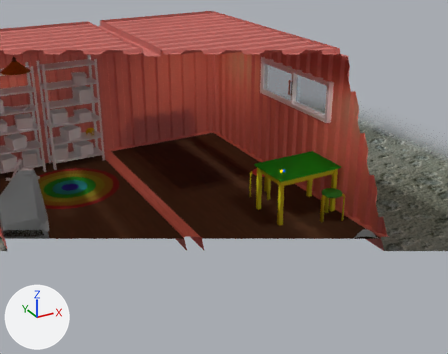
Two versions of the Blender file environment/shipping-container_room/shipping-container_room_V32.blend, one commit apart.
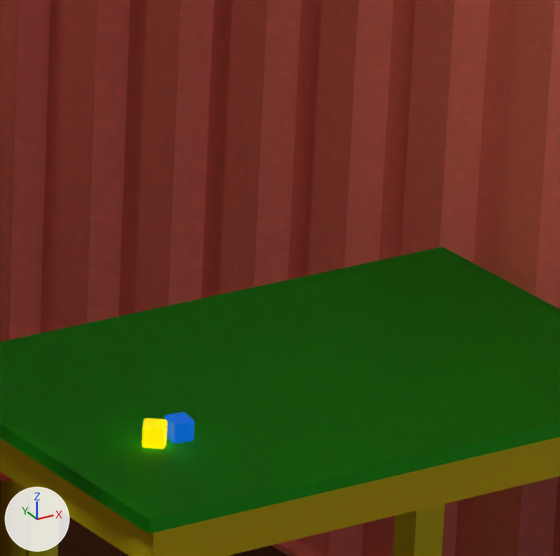
Old and new are each drawn whole from a camera (50 mm lens) standing at (-3.58, -8.63, 4.65) and looking at (0.85, -0.57, 0.62) and again close up on the part from 59% to 73% of the width and 35% to 52% of the height. The axes (+X, +Y, +Z) are drawn at lower left. The lights are the same throughout. The last two pictures show the newer version. Everything nearer to the camera than a plane just in front of the edit is cut away.

In view in the first close-up: 'Cube.Blue', 'Cube.Yello', 'Table', 'Tabouret.Red', 'floor', 'frame', 'wall.005'.
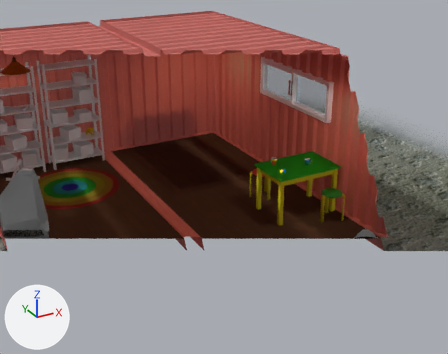
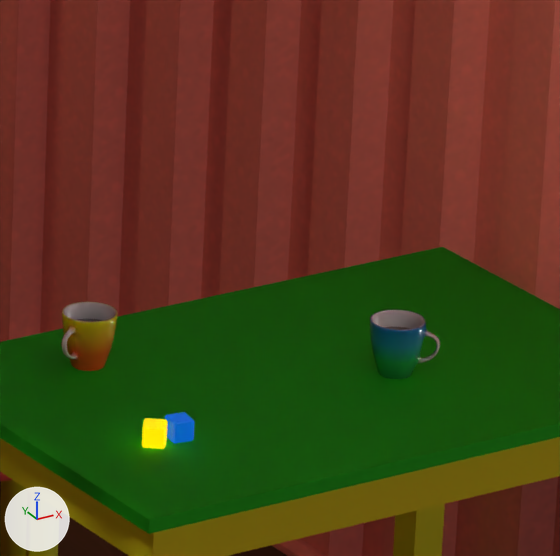
Commit message: added cups to container room

Location of each change, [x1, y1, x2, y2] in pixels of the close-ups (560 x 556 px):
'Cup.Green', added: after [370, 309, 440, 379]
'Cup.Red', added: after [61, 302, 118, 371]

Diff of the bpy script that builds the scene:
```diff
--- a/environment/shipping-container_room/shipping-container_room_V32.blend.py
+++ b/environment/shipping-container_room/shipping-container_room_V32.blend.py
@@ img_cup_red_png @@
+img_cup_red_png = load_image('Cup_Red.png', '../../furniture/cup/tex/Cup_Red.png', 128, 128, 'sRGB')
@@ img_cup_green_png @@
+img_cup_green_png = load_image('Cup_Green.png', '../../furniture/cup/tex/Cup_Green.png', 128, 128, 'sRGB')
@@ mat_tea @@
+mat_tea = principled_material('Tea')
+mat_tea.base_color = (0.0739, 0.0262, 0.0)  # brown #4d2d00
+mat_tea.roughness = 0.025
+mat_tea.alpha = 0.8
@@ mat_cup_red_tex @@
+mat_cup_red_tex = bpy.data.materials.new('Cup.Red.Tex')
+# uses the picture img_cup_red_png
@@ mat_cup_green_tex @@
+mat_cup_green_tex = bpy.data.materials.new('Cup.Green.Tex')
+# uses the picture img_cup_green_png
@@ me_beziercurve_008 @@
+me_beziercurve_008.from_pydata(...)  # 153 vertices, 171 faces; spans x -0.1..0.0, y -0.05..0.0814, z -0.05..0.05
+# faces by material slot: [170, 1]
+me_beziercurve_008.materials.append(mat_cup_red_tex)
+me_beziercurve_008.materials.append(mat_tea)  # brown #4d2d00
@@ me_beziercurve_009 @@
+me_beziercurve_009.from_pydata(...)  # 153 vertices, 171 faces; spans x -0.1..0.0, y -0.05..0.0814, z -0.05..0.05
+# faces by material slot: [170, 1]
+me_beziercurve_009.materials.append(mat_cup_green_tex)
+me_beziercurve_009.materials.append(mat_tea)  # brown #4d2d00
@@ col_cup_red @@
+col_cup_red = bpy.data.collections.new('Cup.Red')
+col_cup_red.objects.link(ob_cup_red_001)
@@ col_cup_green @@
+col_cup_green = bpy.data.collections.new('Cup.Green')
+col_cup_green.objects.link(ob_cup_green_001)
@@ ob_cup_red @@
+ob_cup_red = bpy.data.objects.new('Cup.Red', None)
+ob_cup_red.location = (1.62, -0.855, 0.8)
+ob_cup_red.rotation_euler = (0.0, 0.0, 1.92)  # degrees (0, 0, 110)
+ob_cup_red.instance_type = 'COLLECTION'
+ob_cup_red.instance_collection = col_cup_red
@@ ob_cup_red_001 @@
+ob_cup_red_001 = bpy.data.objects.new('Cup.Red.001', me_beziercurve_008)
+ob_cup_red_001.location = (0.0, 0.0, 0.0)
+ob_cup_red_001.rotation_euler = (0.0, 1.571, 0.0)  # degrees (0, 90, 0)
+_m = ob_cup_red_001.modifiers.new('Subdivision', 'SUBSURF')
+_m.levels = 2
@@ ob_cup_green @@
+ob_cup_green = bpy.data.objects.new('Cup.Green', None)
+ob_cup_green.location = (2.07, -1.145, 0.8)
+ob_cup_green.rotation_euler = (0.0, 0.0, -2.356)  # degrees (0, 0, -135)
+ob_cup_green.instance_type = 'COLLECTION'
+ob_cup_green.instance_collection = col_cup_green
@@ ob_cup_green_001 @@
+ob_cup_green_001 = bpy.data.objects.new('Cup.Green.001', me_beziercurve_009)
+ob_cup_green_001.location = (0.0, 0.0, 0.0)
+ob_cup_green_001.rotation_euler = (0.0, 1.571, 0.0)  # degrees (0, 90, 0)
+_m = ob_cup_green_001.modifiers.new('Subdivision', 'SUBSURF')
+_m.levels = 2
```
